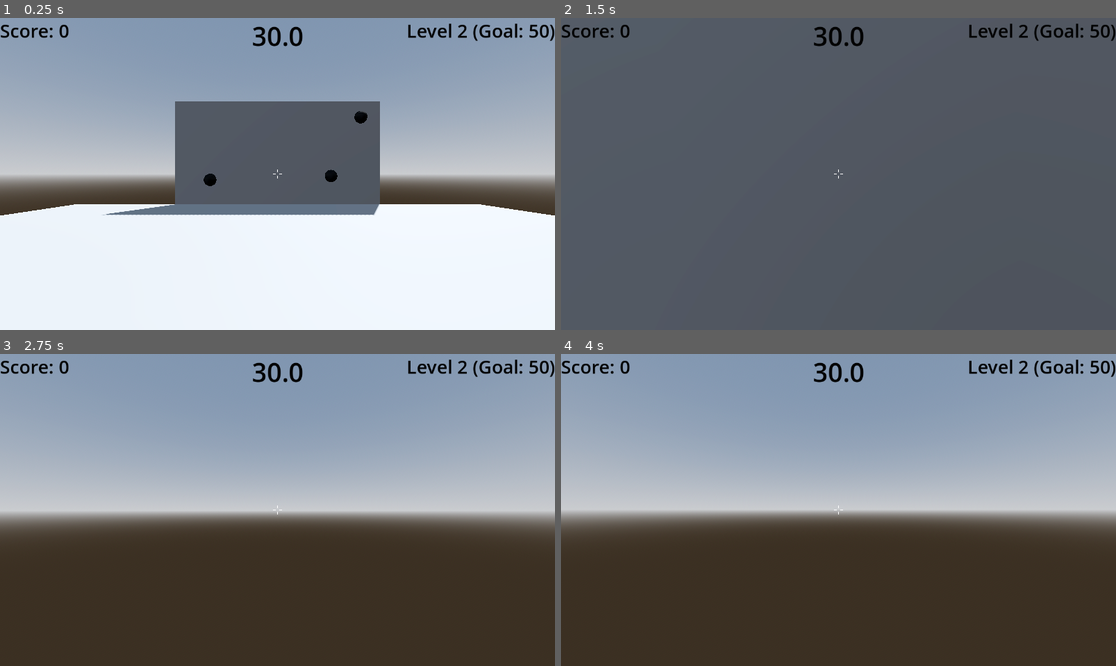
Above: before the commit, frames 1-4 (two rows, left to right).
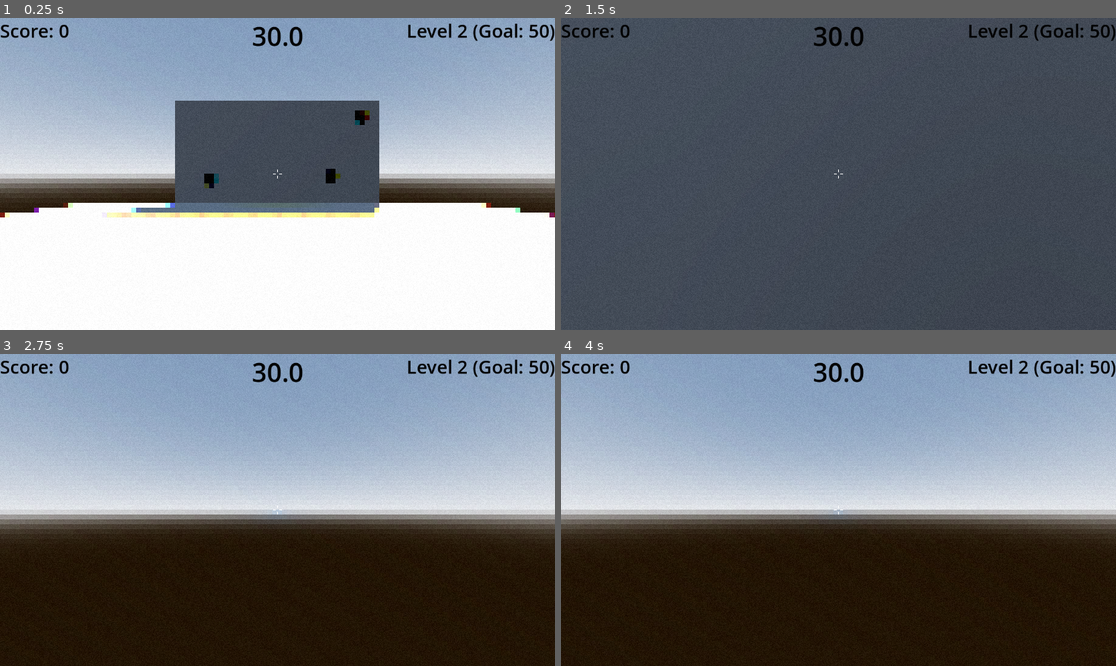
Above: after the commit, the same moments.

Repository: haruval/GAUNTLET
Game: Godot game, scene res://world_level2.tscn
Same seed, same stepped clock (60 frames per second), same inputs: the game is played once before the commit and once after it. This scene is started directly instead of the project's main scene.
Inputs (mouse positions are in pixels of both pictures, inside the frame that each line leads up to):
- Up to frame 1 (0.25 s): no input
- Up to frame 2 (1.5 s): tap Enter (ui_accept) at 0.5, 0.77 s; move the mouse to (866, 174) at 0.52 s; hold Up (ui_up) from 0.53 s (still down); click (866, 174) at 0.67 s; move the mouse to (810, 174) at 1.27 s; click (810, 174) at 1.42 s
- Up to frame 3 (2.75 s): keep holding Up (ui_up); tap Enter (ui_accept) at 1.52, 2 s; move the mouse to (288, 503) at 2.02 s; click (288, 503) at 2.17 s
- Up to frame 4 (4 s): keep holding Up (ui_up); tap Enter (ui_accept) at 2.75, 3.02, 3.5, 3.77 s; move the mouse to (832, 516) at 2.77 s; click (832, 516) at 2.92 s; move the mouse to (877, 513) at 3.52 s; click (877, 513) at 3.67 s

The runs differ from the first frame. In frame 1, 10% of the frame differs, in the area x 0-100%, y 0-64%; in frame 2, 2.5%; in frame 3, 46%; in frame 4, 46%, in the area x 0-100%, y 0-100%.

Commit message:
added Settings.gd, didn't hook up player

Diff:
--- a/Game.gd
+++ b/Game.gd
@@ -17,7 +17,7 @@
 #level params
 # Level data for this scene
 var levels: Array = [
-	{"goal": 50, "duration": 30.0},  # Level 1
+	{"goal": 60, "duration": 30.0},  # Level 1
 	# You can add more dicts here if you want to run multiple levels in one scene later.
 ]
 
--- /dev/null
+++ b/Settings.gd
@@ -0,0 +1,10 @@
+extends Node
+
+signal sensitivity_changed(value: float)
+
+var mouse_sens: float = 0.015:
+	set = set_mouse_sens
+
+func set_mouse_sens(v: float) -> void:
+	mouse_sens = clampf(v, 0.001, 5.0)
+	emit_signal("sensitivity_changed", mouse_sens)
--- a/project.godot
+++ b/project.godot
@@ -15,6 +15,10 @@
 config/features=PackedStringArray("4.5", "Forward Plus")
 run/max_fps=120
 config/icon="res://icon.svg"
+
+[autoload]
+
+Settings="*res://Settings.gd"
 
 [debug]
 
--- a/world_level2.tscn
+++ b/world_level2.tscn
@@ -1,9 +1,11 @@
-[gd_scene load_steps=10 format=3 uid="uid://bwtid6w0po5np"]
+[gd_scene load_steps=13 format=3 uid="uid://bwtid6w0po5np"]
 
 [ext_resource type="Script" uid="uid://bvofplqng500f" path="res://Game2.gd" id="1_mwn50"]
 [ext_resource type="PackedScene" uid="uid://cu2vt4dd76umh" path="res://player.tscn" id="2_txbgy"]
 [ext_resource type="Script" uid="uid://bj1vjhv0fxjbv" path="res://crosshair.gd" id="3_b4p4k"]
 [ext_resource type="PackedScene" uid="uid://cud5j1b171xve" path="res://Target.tscn" id="4_kuwws"]
+[ext_resource type="Shader" uid="uid://bcfs12m7g8xck" path="res://retro_postprocess_screen.gdshader" id="5_b4p4k"]
+[ext_resource type="Script" uid="uid://cu0nvugdnrhlr" path="res://pause_layer.gd" id="6_kuwws"]
 
 [sub_resource type="ProceduralSkyMaterial" id="ProceduralSkyMaterial_f3sb7"]
 sky_horizon_color = Color(0.662243, 0.671743, 0.686743, 1)
@@ -22,6 +24,27 @@
 
 [sub_resource type="BoxMesh" id="BoxMesh_fj7yv"]
 
+[sub_resource type="ShaderMaterial" id="ShaderMaterial_vshpc"]
+shader = ExtResource("5_b4p4k")
+shader_parameter/scale_resolution = true
+shader_parameter/target_resolution_scale = 7
+shader_parameter/change_color_depth = false
+shader_parameter/target_color_depth = 5
+shader_parameter/dithering = false
+shader_parameter/brightness = 0.0
+shader_parameter/contrast = 1.35
+shader_parameter/saturation = 0.9
+shader_parameter/noise_enabled = true
+shader_parameter/noise_strength = 0.035
+shader_parameter/chromab_enabled = true
+shader_parameter/chromab_pixels = 1.5
+shader_parameter/enable_recolor = false
+shader_parameter/palette_enabled = false
+shader_parameter/pal0 = Vector3(0.05, 0.1, 0.05)
+shader_parameter/pal1 = Vector3(0.2, 0.45, 0.2)
+shader_parameter/pal2 = Vector3(0.6, 0.8, 0.35)
+shader_parameter/pal3 = Vector3(0.9, 0.95, 0.7)
+
 [node name="World" type="Node3D"]
 script = ExtResource("1_mwn50")
 
@@ -53,6 +76,7 @@
 mesh = SubResource("BoxMesh_fj7yv")
 
 [node name="CanvasLayer" type="CanvasLayer" parent="."]
+layer = 2
 
 [node name="ScoreLabel" type="Label" parent="CanvasLayer"]
 offset_right = 143.0
@@ -112,3 +136,70 @@
 [node name="CountdownTimer" type="Timer" parent="."]
 wait_time = 30.0
 one_shot = true
+
+[node name="PostFX" type="CanvasLayer" parent="."]
+
+[node name="RetroOverlay" type="ColorRect" parent="PostFX"]
+material = SubResource("ShaderMaterial_vshpc")
+anchors_preset = 15
+anchor_right = 1.0
+anchor_bottom = 1.0
+grow_horizontal = 2
+grow_vertical = 2
+mouse_filter = 2
+
+[node name="PauseLayer" type="CanvasLayer" parent="."]
+layer = 999
+script = ExtResource("6_kuwws")
+
+[node name="PauseRoot" type="Control" parent="PauseLayer"]
+visible = false
+layout_mode = 3
+anchors_preset = 15
+anchor_right = 1.0
+anchor_bottom = 1.0
+grow_horizontal = 2
+grow_vertical = 2
+
+[node name="Panel" type="Panel" parent="PauseLayer/PauseRoot"]
+layout_mode = 1
+anchors_preset = 8
+anchor_left = 0.5
+anchor_top = 0.5
+anchor_right = 0.5
+anchor_bottom = 0.5
+offset_left = -210.0
+offset_top = -110.0
+offset_right = 210.0
+offset_bottom = 110.0
+grow_horizontal = 2
+grow_vertical = 2
+scale = Vector2(2, 2)
+
+[node name="Title" type="Label" parent="PauseLayer/PauseRoot/Panel"]
+visible = false
+layout_mode = 0
+offset_right = 40.0
+offset_bottom = 23.0
+text = "MENU"
+
+[node name="HBox" type="HBoxContainer" parent="PauseLayer/PauseRoot/Panel"]
+layout_mode = 0
+offset_right = 40.0
+offset_bottom = 40.0
+
+[node name="SensLabel" type="Label" parent="PauseLayer/PauseRoot/Panel/HBox"]
+layout_mode = 2
+text = "sensitivity: "
+
+[node name="SensInput" type="LineEdit" parent="PauseLayer/PauseRoot/Panel/HBox"]
+layout_mode = 2
+size_flags_horizontal = 8
+size_flags_vertical = 4
+
+[node name="Button" type="Button" parent="PauseLayer/PauseRoot/Panel"]
+visible = false
+layout_mode = 0
+offset_right = 8.0
+offset_bottom = 8.0
+text = "QUIT"
Not shown, added: Settings.gd.uid
